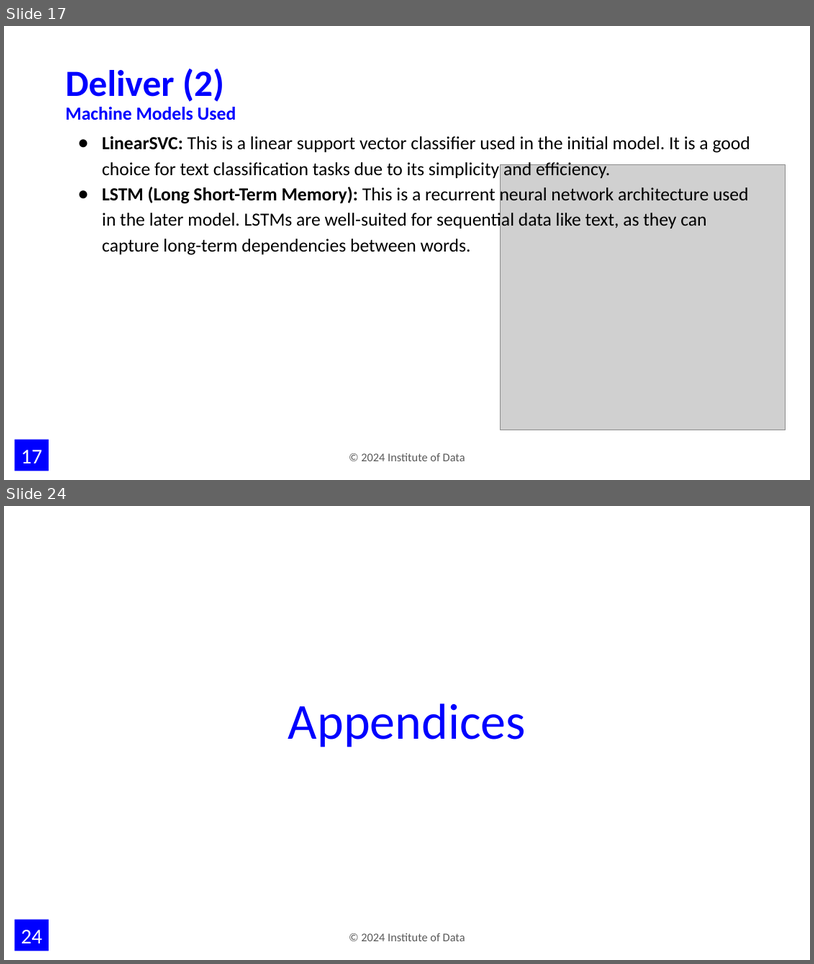
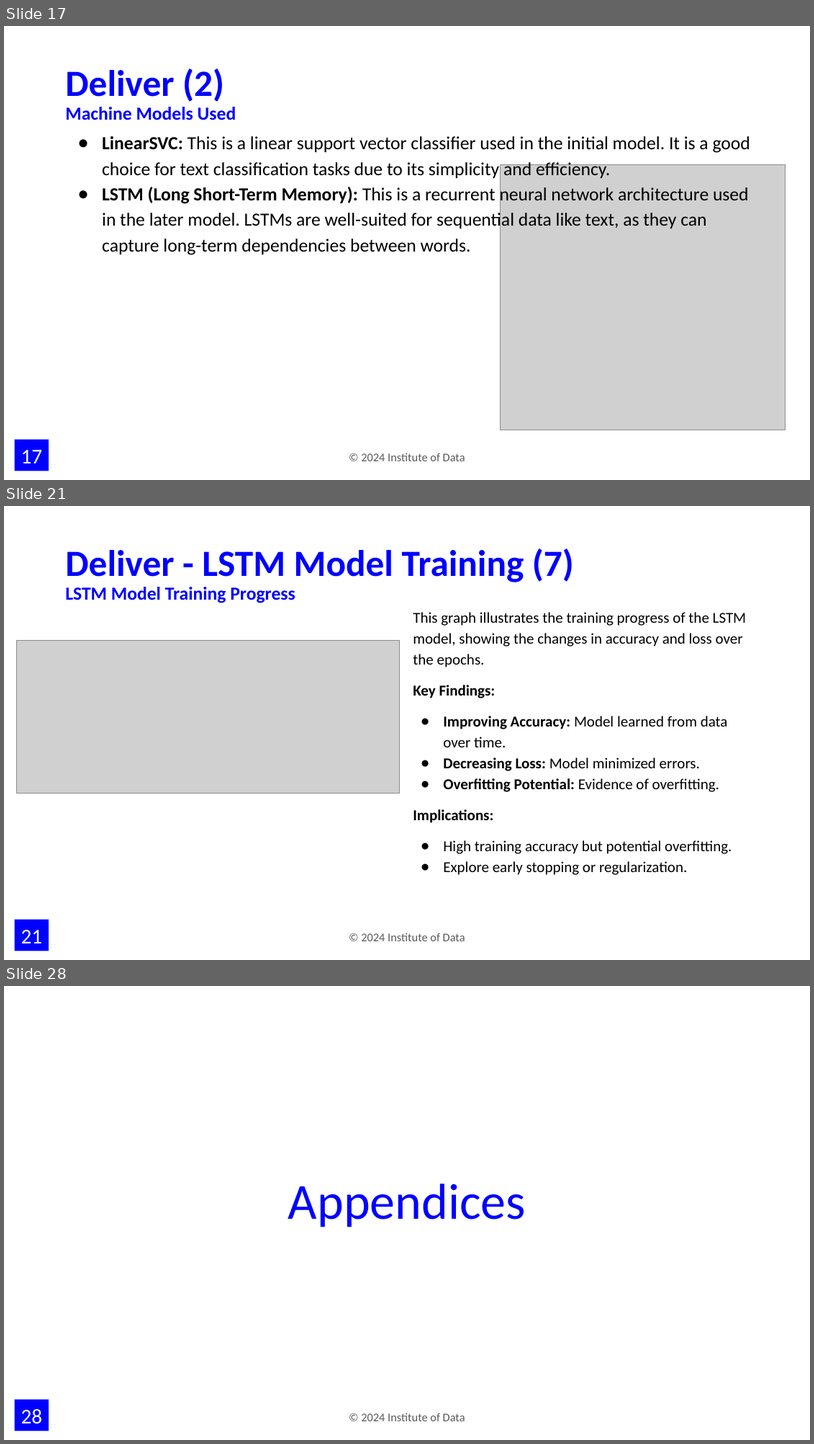
Before and after one commit to jimmychong1983/SocialMediaStressDetection, a slide deck: documentation/Harnessing NLP to Detect Stress in Social Media.pptx. Shown one above the other, each under a label of ours: slides 17 and 24 before the commit, slides 17, 21 and 28 after it; the slides between them are not shown. The pictures are 814x964 and 814x1444 pixels, drawn with LibreOffice and Linux fonts; fonts in the diff are those of the drawing; grey boxes stand for pictures; background and template pictures are left out. Boxes give left, top, right and bottom in pixels: in the first picture for what was removed or moved away, otherwise in the second. Text is boxed around its words. In the diff, an @@ line names an element or a change of style, - is before the commit and + after.

```diff
--- a/documentation/Harnessing NLP to Detect Stress in Social Media.pptx
+++ b/documentation/Harnessing NLP to Detect Stress in Social Media.pptx
@@ slide 21 added at <box>4,506,810,960</box>, background #FFFFFF; not listed: 2 template elements that a slide beside it also shows @@
@@ title added at <box>65,548,574,603</box>, 44 pt, text #0000FF, bold @@
+Deliver - LSTM Model Training (7)
+LSTM Model Training Progress
@@ text added at <box>413,612,746,875</box>, 18 pt, text #000000 @@
+This graph illustrates the training progress of the LSTM model, showing the changes in accuracy and loss over the epochs.
+Key Findings:
+● Improving Accuracy: Model learned from data over time.
+● Decreasing Loss: Model minimized errors.
+● Overfitting Potential: Evidence of overfitting.
+Implications:
+● High training accuracy but potential overfitting.
+● Explore early stopping or regularization.
@@ picture added at <box>17,640,399,793</box> @@
@@ what was slide 24 is now slide 28 @@
@@ page number at <box>21,1409,43,1424</box>: text changed @@
-24
+28
```
Also in this commit, not shown: 6 slides changed, 5 other slides added, 11 slides removed, 2 other files.
